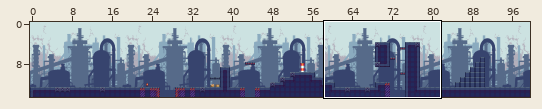
Two states of a Tiled map, GameDevelopment/citm_desvj_project_template-L08/Output/Assets/Maps/nivel1.tmx. Above, an overview of the earlier version with the close-up marked.
Close-up. The starting point:
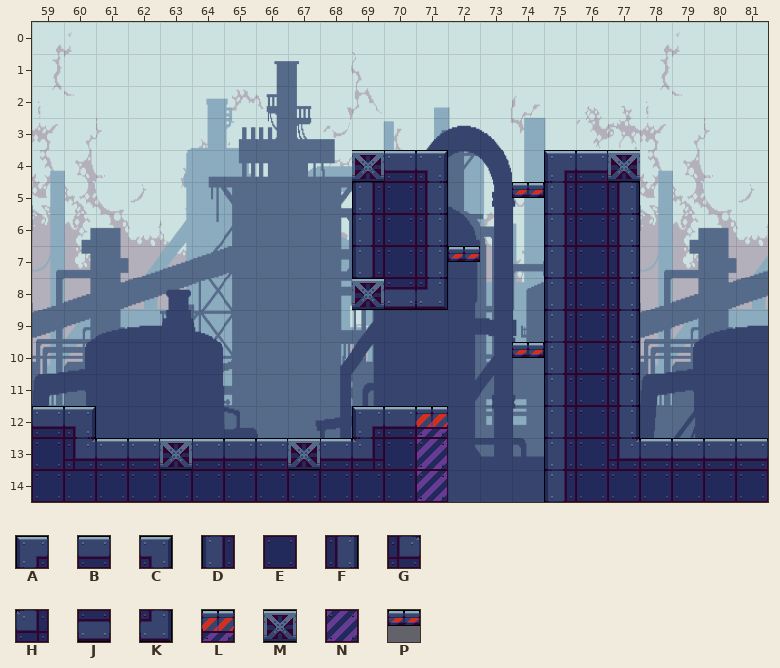
Cells are 32x32 px. Shown: x 59..81, y 0..14.
Key: from "IndustrialTile": A 3, B 4, C 5, D 12, E 13, F 14, G 15, H 16, J 22, K 23, L 31, M 35, N 40, P 80.
_ is an empty cell.
Layers that did not change in this view are not listed.
Layer "Plataforma" before, first column x 59:
 0 _______________________
 1 _______________________
 2 _______________________
 3 _______________________
 4 __________MBC___ABM____
 5 __________DEF__PDEF____
 6 __________DEF___DEF____
 7 __________DEFP__DEF____
 8 __________MJK___DEF____
 9 ________________DEF____
10 _______________PDEF____
11 ________________DEF____
12 BC________ABL___DEF____
13 EGBBMBBBMBHEN___DEGBBBB
14 EEEEEEEEEEEEN___DEEEEEE
After the commit:
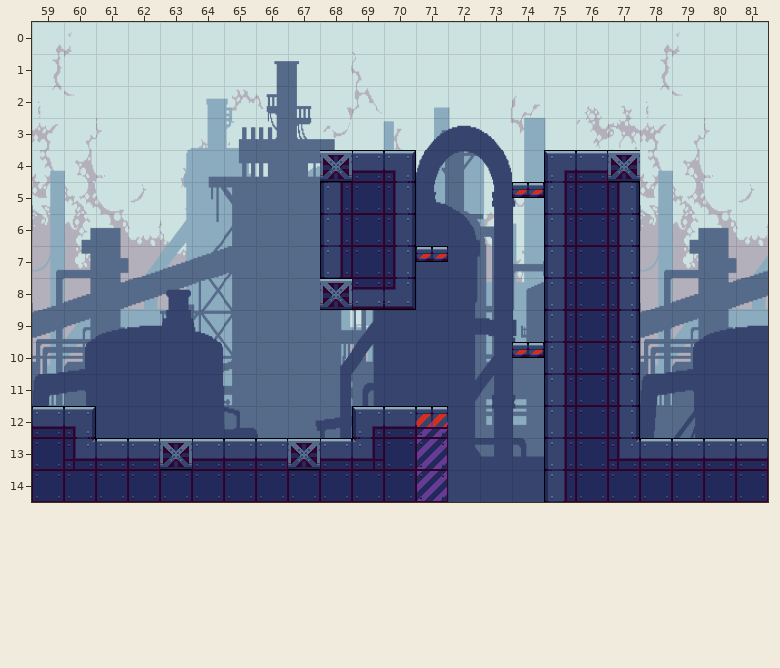
Edits made:
{"where": "layer \"Plataforma\""}
{"y":4,"x":68,"old":"_MBC","new":"MBC_"}
{"y":5,"x":68,"old":"_DEF","new":"DEF_"}
{"y":6,"x":68,"old":"_DEF","new":"DEF_"}
{"y":7,"x":68,"old":"_DEFP","new":"DEFP_"}
{"y":8,"x":68,"old":"_MJK","new":"MJK_"}
{"label":"changed","picture_box":[320,150,480,310]}
